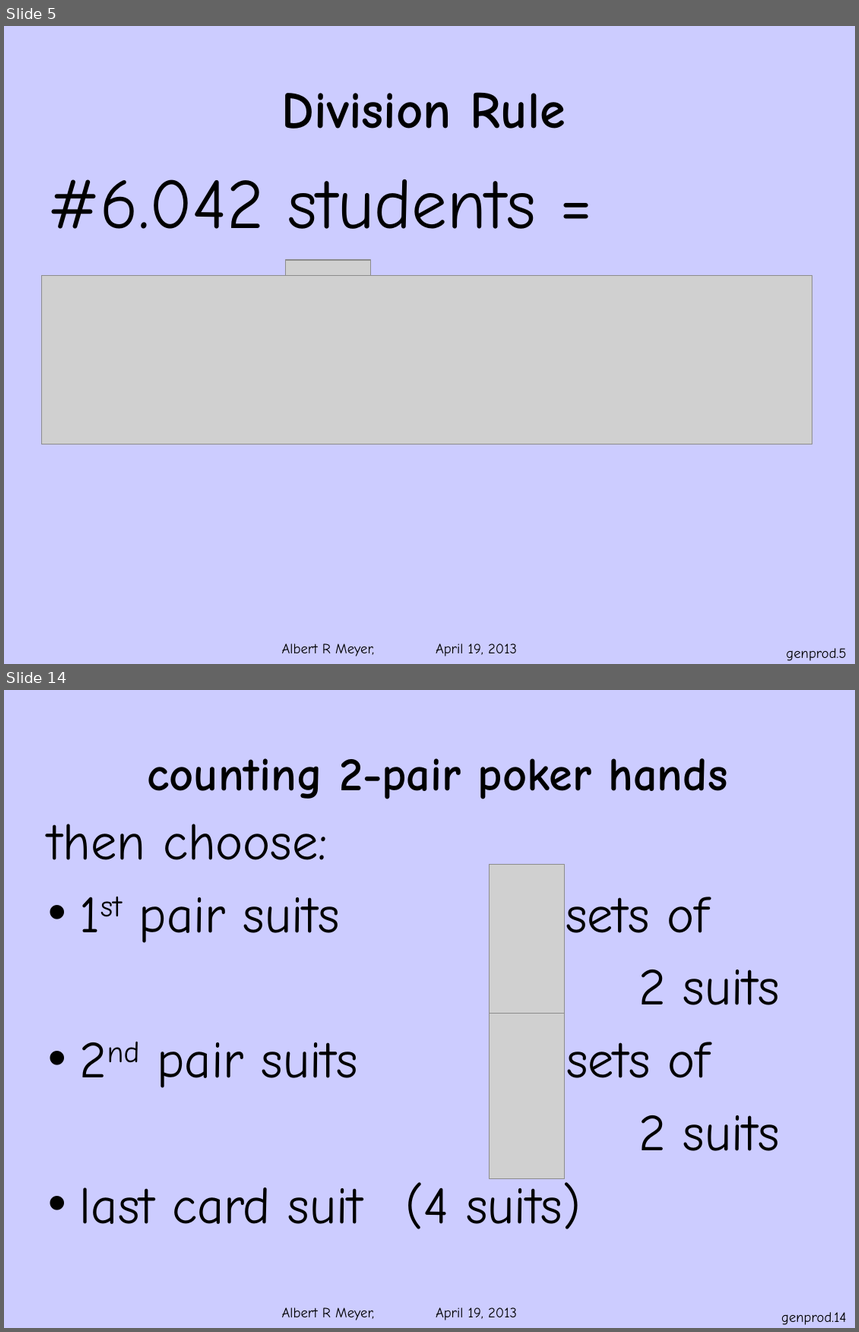
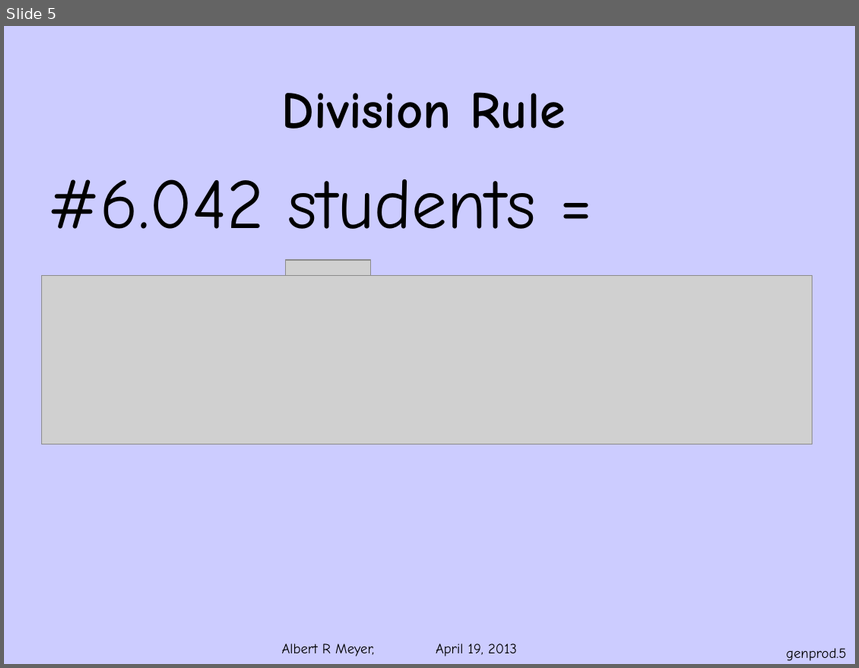
Before and after one commit to armeyer/mcs_web, a slide deck: spring13/slides13/genprod.pptx. Shown one above the other, each under a label of ours: slides 5 and 14 before the commit, slide 5 after it; the slides between them are not shown. The pictures are 859x1332 and 859x668 pixels, drawn with LibreOffice and Linux fonts; fonts in the diff are those of the drawing; grey boxes stand for pictures; background and template pictures are left out. Boxes give left, top, right and bottom in pixels: in the first picture for what was removed or moved away, otherwise in the second. Text is boxed around its words. In the diff, an @@ line names an element or a change of style, - is before the commit and + after.

Commit message:
split off count-2pair.pptx from genprod.pptx

```diff
--- a/spring13/slides13/genprod.pptx
+++ b/spring13/slides13/genprod.pptx
@@ slide 14 removed at (4,690,855,1328), background #CCCCFF; not listed: 1 template element that a slide beside it also shows @@
@@ title removed at (148,758,728,799) @@
-counting 2-pair poker hands
@@ text removed at (48,824,780,1230) @@
-then choose:
-• 1st pair suits sets of
-2 suits
-• 2nd pair suits sets of
-2 suits
-• last card suit (4 suits)
@@ picture removed at (489,865,564,1030) @@
@@ picture removed at (489,1014,564,1179) @@
@@ page number removed at (781,1312,846,1325) @@
-genprod.14
```
Also in this commit, not shown: 6 slides changed, 13 other slides removed, 1 other file.
